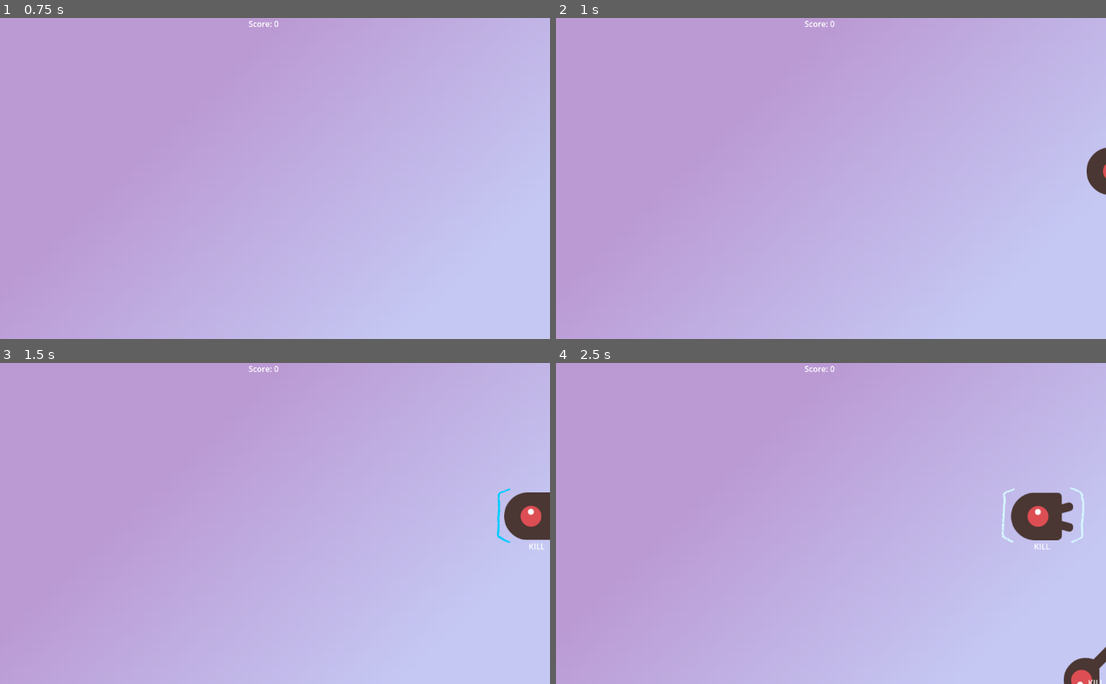
Above: before the commit, frames 1-4 (two rows, left to right).
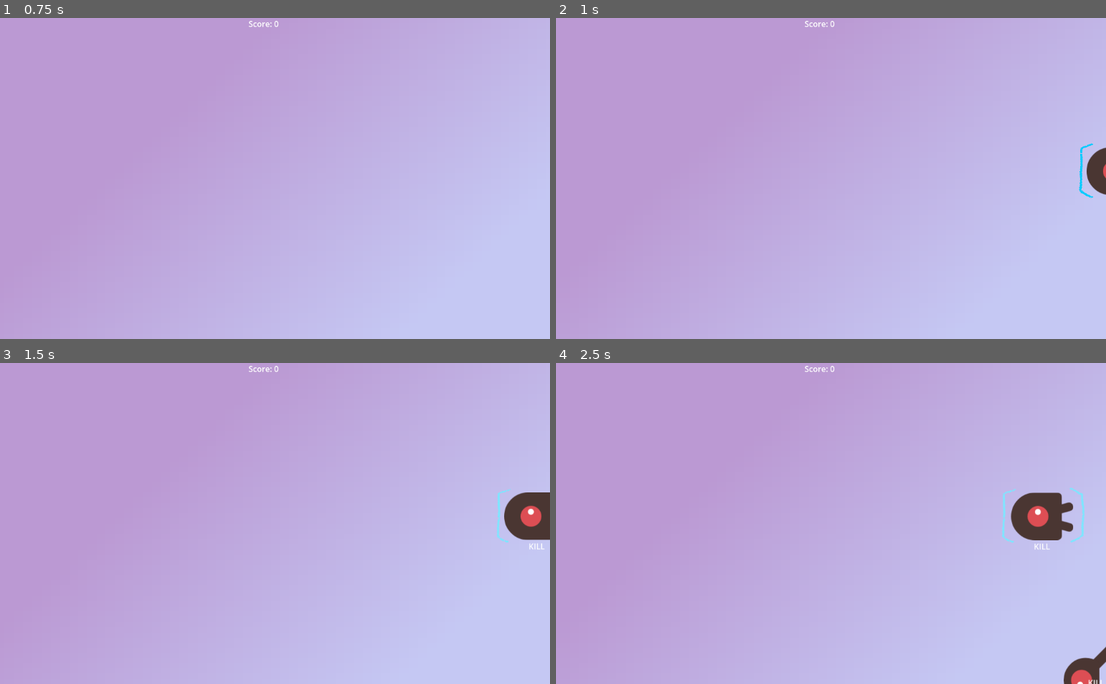
Above: after the commit, the same moments.

Repository: mkultra-games/wizard-type
Game: Godot game, scene res://main.tscn
Two runs of this game, one before a commit and one after it. Both use one fixed random seed, a clock stepped at 60 frames per second and the inputs below.
Inputs:
- Up to frame 1 (0.75 s): tap Enter at 0.5 s
- Up to frame 2 (1 s): no input
- Up to frame 3 (1.5 s): no input
- Up to frame 4 (2.5 s): no input

Frame 1 is identical in both runs. In frame 2, 0.1% of the frame differs, in the area x 95-98%, y 38-57%; in frame 3, 0.1%; in frame 4, 0.2%, in the area x 80-97%, y 38-57%.
Error in both runs: Invalid call. Nonexistent function 'receive_key' in base 'Nil'. (res://main.gd:97)

Commit message:
avoid updating enemy animation state on every frame

Diff:
--- a/enemy.gd
+++ b/enemy.gd
@@ -14,17 +14,6 @@
 @onready var sprite: AnimatedSprite2D = $AnimatedSprite2D
 
 
-func _process(_delta: float) -> void:
-	if search and !selected:
-		select_target.show()
-		select_target.play("visible")
-	if selected:
-		select_target.show()
-		select_target.play("selected")
-	if !selected and !search:
-		select_target.hide()
-
-
 func _ready() -> void:
 	set_prompt()
 	var enemy_types := sprite.sprite_frames.get_animation_names()
@@ -39,18 +28,27 @@
 
 func select() -> void:
 	selected = true
+	select_target.show()
+	select_target.play("selected")
 
 
 func selectable() -> void:
 	search = true
+	if !selected:
+		select_target.show()
+		select_target.play("visible")
 
 
 func deselect() -> void:
+	if selected:
+		select_target.hide()
 	selected = false
 
 
 func not_selectable() -> void:
 	search = false
+	if !selected:
+		select_target.hide()
 
 
 func get_dead() -> bool:
